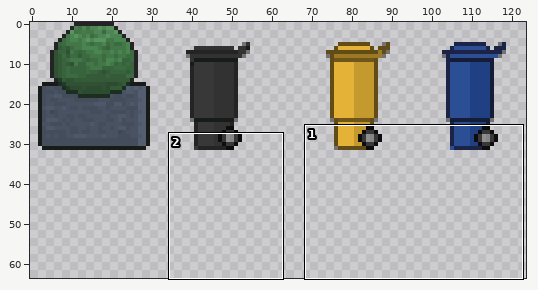
A sprite sheet gets an edit: stadtmobiliar.png. The first picture is a wide view before the edit; the outline marks the close-up.
Close-up. Earlier state:
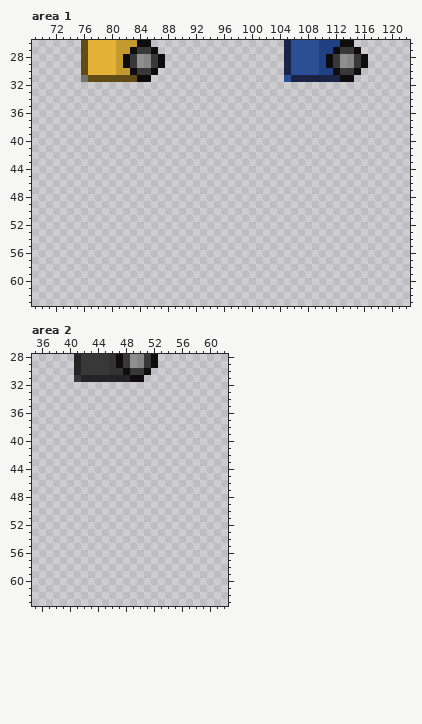
The file is 320x320 pixels. Colours within 5 levels of each other are drawn and written as one. Shown: area 1: x 69..122, y 26..63; area 2: x 35..62, y 28..63. The old version is drawn lined up with the new one, on the new canvas. The wide view leaves out empty margins.
New version:
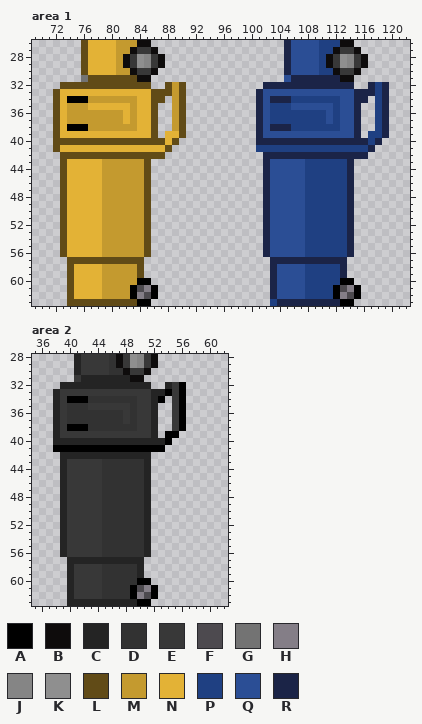
Palette (. is transparent): A #000000  B #0e0c0c  C #242424  D #323232  E #383838  F #4d4a4f  G #737373  H #847e87  J #858585  K #8f8f8f  L #614b17  M #c49a2f  N #e3b236  P #1f4082  Q #2b4e95  R #1b2447
What changed:
canvas 320x320 -> 128x64 (the part of the old canvas that was cut away was empty and is not shown)
Area 1:
y 32: x 73..85 ............. -> LLLLLLLLLLLLL; x 88..90 ... -> LML; x 102..114 ............. -> RRRRRRRRRRRRR; x 117..119 ... -> RPR
y 33: x 72..90 ................... -> LNNNNNNNNNNNNNLLLML; x 101..119 ................... -> RQQQQQQQQQQQQQRRRPR
y 34: x 72..87 ................ -> LNAAAMMMMMMMNNLL; x 89..90 .. -> ML; x 101..116 ................ -> RQRRRPPPPPPPQQRR; x 118..119 .. -> PR
y 35: x 72..86 ............... -> LNMMMNNNNNNMNNL; x 89..90 .. -> ML; x 101..115 ............... -> RQPPPQQQQQQPQQR; x 118..119 .. -> PR
y 36..37: x 72..86 ............... -> LNMMMMMMMMNMNNL; x 89..90 .. -> ML; x 101..115 ............... -> RQPPPPPPPPQPQQR; x 118..119 .. -> PR
y 38: x 72..86 ............... -> LNAAAMMMMMMMNNL; x 89..90 .. -> ML; x 101..115 ............... -> RQRRRPPPPPPPQQR; x 118..119 .. -> PR
y 39: x 72..86 ............... -> LNNNNNNNNNNNNNL; x 88..90 ... -> NNL; x 101..115 ............... -> RQQQQQQQQQQQQQR; x 117..119 ... -> PPR
y 40: x 72..89 .................. -> LLLLLLLLLLLLLLLLNL; x 101..118 .................. -> RRRRRRRRRRRRRRRRPR
y 41: x 72..88 ................. -> LNNNNNNNNNNNNNNNL; x 101..117 ................. -> PPPPPPPPPPPPPPPPR
y 42: x 73..87 ............... -> LLLLLLLLLLLLLLL; x 102..116 ............... -> RRRRRRRRRRRRRRR
y 43..56: x 73..85 ............. -> LNNNNNMMMMMML; x 102..114 ............. -> RQQQQQPPPPPPR
y 57: x 74..84 ........... -> LLLLLLLLLLL; x 103..113 ........... -> RRRRRRRRRRR
y 58..59: x 74..84 ........... -> LNNNNMMMMML; x 103..113 ........... -> RQQQQPPPPPR
y 60: x 74..85 ............ -> LNNNNMMMMMAA; x 103..114 ............ -> RQQQQPPPPPAA
y 61: x 74..86 ............. -> LNNNNMMMMAFHA; x 103..115 ............. -> RQQQQPPPPAFHA
y 62: x 74..86 ............. -> LNNNNMMMMAHFA; x 103..115 ............. -> RQQQQPPPPAHFA
y 63: x 74..85 ............ -> LLLLLLLLLLAA; x 103..114 ............ -> PRRRRRRRRRAA
Area 2:
y 32: x 39..51 ............. -> CCCCCCCCCCCCC; x 54..56 ... -> CEA
y 33: x 38..56 ................... -> CEEEEEEEEEEEEECCAEA
y 34: x 38..53 ................ -> CEAAADDDDDDDEECA; x 55..56 .. -> EA
y 35: x 38..52 ............... -> CEDDDEEEEEEDEEC; x 55..56 .. -> EA
y 36..37: x 38..52 ............... -> CEDDDDDDDDEDEEC; x 55..56 .. -> EA
y 38: x 38..52 ............... -> CEAAADDDDDDDEEC; x 55..56 .. -> EA
y 39: x 38..52 ............... -> CEEEEEEEEEEEEEC; x 54..55 .. -> AA
y 40: x 38..54 ................. -> CCCCCCCCCCCCCCCCA
y 41: x 38..53 ................ -> AAAAAAAAAAAAAAAA
y 42: x 39..51 ............. -> CCCCCCCCCCCCC
y 43..56: x 39..51 ............. -> CEEEEEDDDDDDC
y 57: x 40..50 ........... -> CCCCCCCCCCC
y 58..59: x 40..50 ........... -> CEEEEDDDDDC
y 60: x 40..51 ............ -> CEEEEDDDDDAA
y 61: x 40..52 ............. -> CEEEEDDDDAFHA
y 62: x 40..52 ............. -> CEEEEDDDDAHFA
y 63: x 40..51 ............ -> CCCCCCCCCCAA
Pixel boxes of the changes (left, top, right, bottom) in both close-ups:
added: (53, 82, 186, 306)
added: (256, 82, 389, 306)
added: (53, 382, 186, 606)
